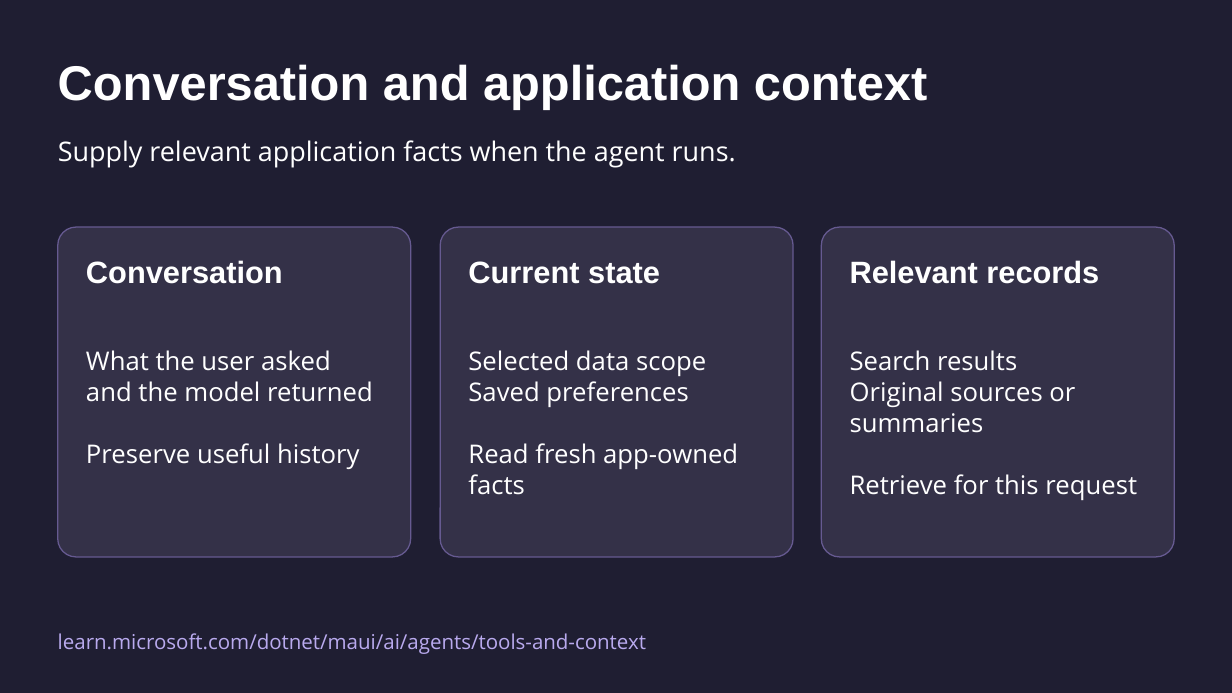
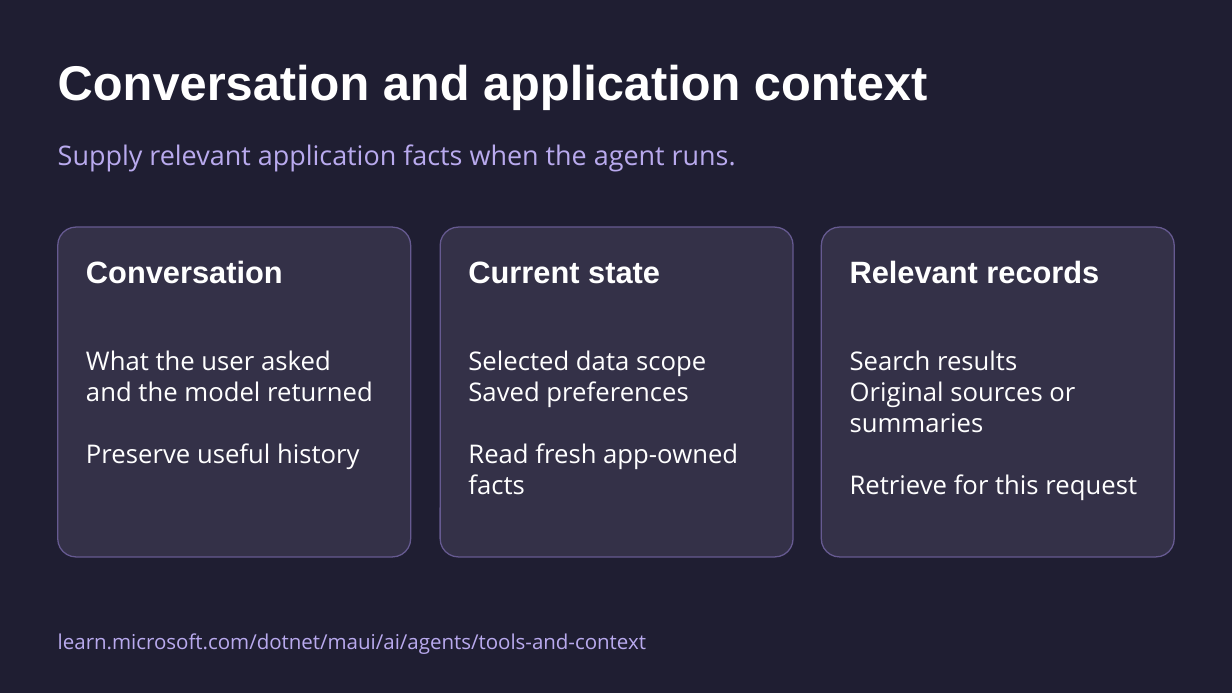
Before and after one commit to mattleibow/dotnetconf2026, a slide deck: slide 26 of slides.pptx (slide 24 before the commit). Drawn at 1232x693 pixels with LibreOffice and Linux fonts; fonts in the diff are those of the drawing. Boxes give left, top, right and bottom in pixels: in the first picture for what was removed or moved away, otherwise in the second. Text is boxed around its words. In the diff, an @@ line names an element or a change of style, - is before the commit and + after.

```diff
--- a/slides.pptx
+++ b/slides.pptx
@@ text "Supply relevant application facts when ..." at bbox=[58, 144, 736, 172]: text colour #FFFFFF to #B9AAEE @@
```
Also in this commit, not shown: 24 other slides changed, 5 slides added, 3 slides removed.
